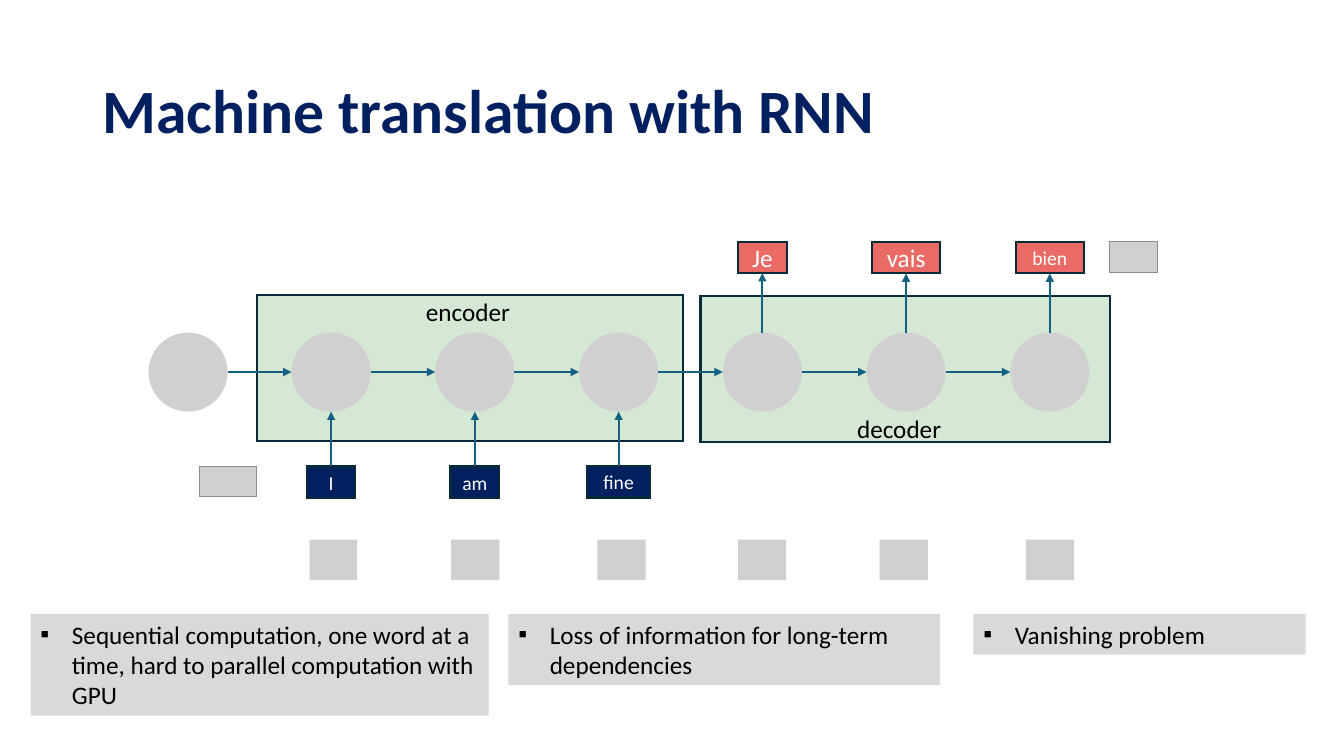
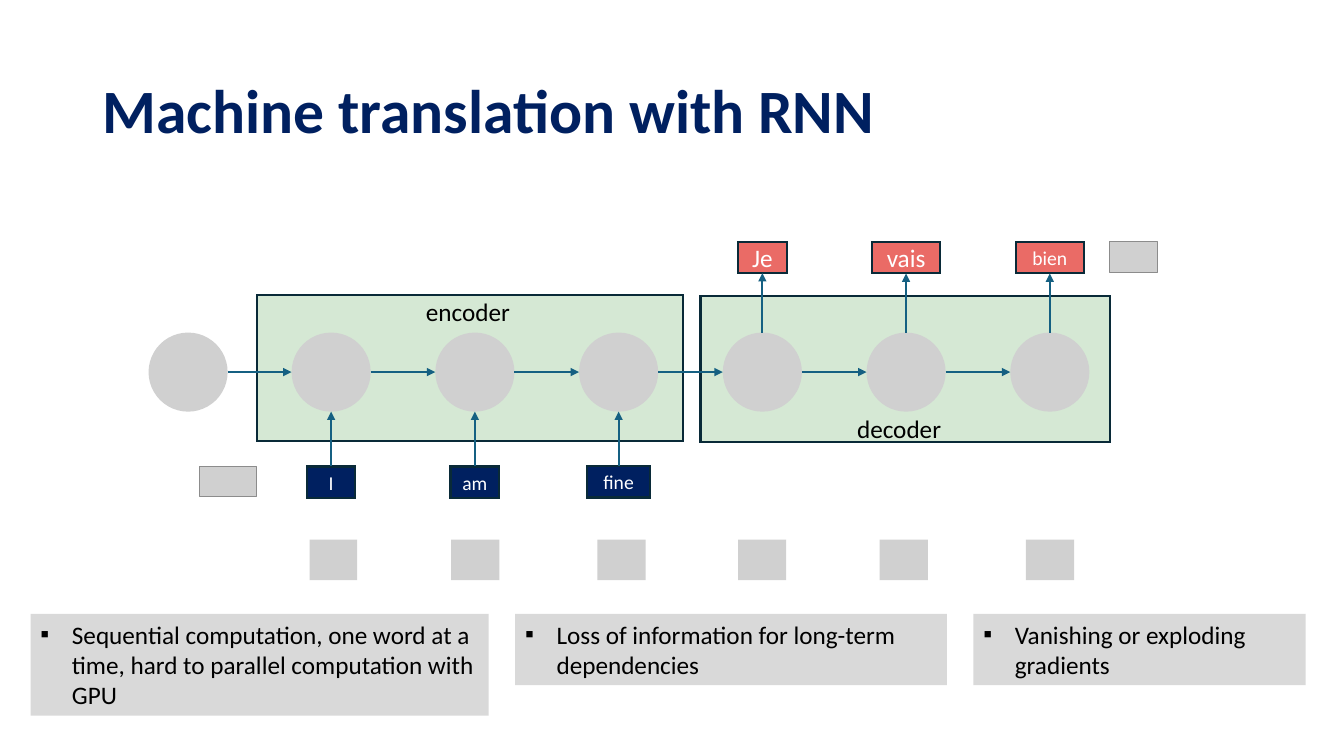
Before and after one commit to tanquangduong/transformer-pt, a slide deck: slide 4 of presentation/Introduction to Transformer.pptx. Drawn at 1344x756 pixels with LibreOffice and Linux fonts; fonts in the diff are those of the drawing; grey boxes stand for pictures. Boxes give left, top, right and bottom in pixels: in the first picture for what was removed or moved away, otherwise in the second. Text is boxed around its words. In the diff, an @@ line names an element or a change of style, - is before the commit and + after.

Commit message:
update presentation

```diff
--- a/presentation/Introduction to Transformer.pptx
+++ b/presentation/Introduction to Transformer.pptx
@@ rectangle "Loss of information for long-term ...": place and size @@
-rectangle "Loss of information for long-term ..." at [508, 614, 940, 686]
+rectangle "Loss of information for long-term ..." at [515, 614, 947, 686]
@@ rectangle "Vanishing or exploding gradients": place and size @@
-rectangle "Vanishing or exploding gradients" at [974, 614, 1307, 654]
+rectangle "Vanishing or exploding gradients" at [974, 614, 1307, 686]
@@ text in rectangle at [1015, 626, 1245, 679]: text changed @@
-▪ Vanishing problem
+▪ Vanishing or exploding gradients
```
Also in this commit, not shown: 4 other slides changed, 1 slide added, 1 other file.
